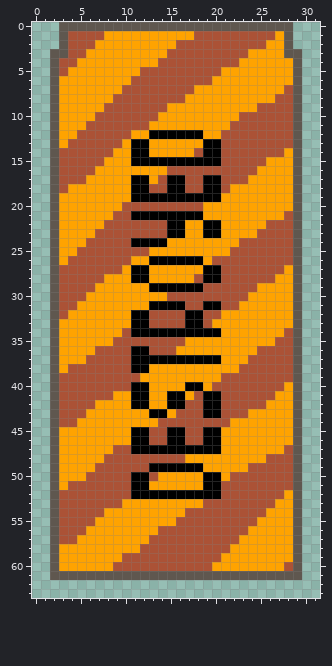
Pixel-art sprite, stored at src/client/img/panel-destroyed-vert.png. The picture above was drawn from the file before the commit.
The file is 32x64 pixels.
And afterwards:
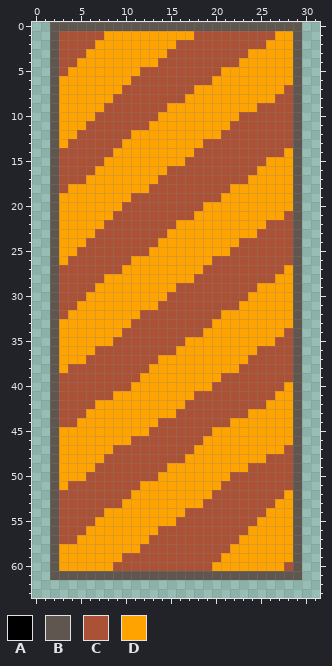
Palette (. is transparent): A #000000  B #5f574f  C #ab5236  D #ffa300
What changed:
y 0: x 2 . -> B; x 29 . -> B
y 1..2: x 2..3 .B -> BC; x 28..29 B. -> DB
y 3: x 3 B -> C; x 28 B -> D
y 12: x 13..18 AAAAAA -> DDDDDD
y 13..14: x 11..12 AA -> DD; x 19..20 AA -> CC
y 15: x 11..20 AAAAAAAAAA -> DDDDDDCCCC
y 17..18: x 11..12 AA -> DD; x 15..16 AA -> CC; x 19..20 AA -> CC
y 19: x 11..20 AAAAAAAAAA -> CCCCCCCCCC
y 21: x 11..18 AAAAAAAA -> CCCCCCCD
y 22: x 15..16 AA -> CD; x 19..20 AA -> DD
y 23: x 15..16 AA -> DD; x 19..20 AA -> DD
y 24: x 11..14 AAAA -> CCCD
y 26: x 13..18 AAAAAA -> DDDDDD
y 27..28: x 11..12 AA -> DD; x 19..20 AA -> CC
y 29: x 13..18 AAAAAA -> DDDCCC
y 31: x 13..16 AAAA -> DCCC; x 19..20 AA -> CC
y 32: x 11..12 AA -> DC; x 17..18 AA -> CC
y 33: x 11..12 AA -> CC; x 17..18 AA -> CC
y 34: x 11..20 AAAAAAAAAA -> CCCCCCCCDD
y 36: x 11..12 AA -> CC
y 37: x 11..20 AAAAAAAAAA -> CCCDDDDDDD
y 38: x 11..12 AA -> CC
y 40: x 11..12 AA -> DD; x 17..18 AA -> DD
y 41..42: x 11..12 AA -> DD; x 15..16 AA -> DD; x 19..20 AA -> CC
y 43: x 13..14 AA -> DD; x 19..20 AA -> CC
y 45: x 11..12 AA -> DD; x 15..16 AA -> CC; x 19..20 AA -> CD
y 46: x 11..12 AA -> CC; x 15..16 AA -> CC; x 19..20 AA -> DD
y 47: x 11..20 AAAAAAAAAA -> CCCCCCCDDD
y 49: x 13..18 AAAAAA -> CCDDDD
y 50: x 11..12 AA -> CC; x 19..20 AA -> DD
y 51: x 11..12 AA -> CD; x 19..20 AA -> DD
y 52: x 11..20 AAAAAAAAAA -> DDDDDDDDDC
